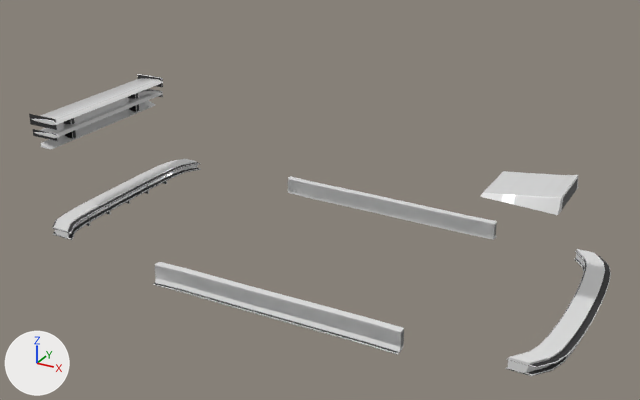
The glTF model veiculos/sketchfab/pecas/jabuti/jabuti_pecas.glb: old version first, new version second.
One viewpoint serves both versions: a camera (50 mm lens) standing at (2.25, -4.27, 2.69) and looking at (-0.07, -0.06, 0.58). Lighting does not change. The marker at lower left points along +X, +Y and +Z. The older version comes first.

Script lines for the objects in view, before the commit:
```python
me_bumper_front__esportivo = bpy.data.meshes.new('bumper_front__esportivo')
me_bumper_front__esportivo.from_pydata(...)  # 536 vertices, 1056 faces; spans x 1.286..1.551, y -0.658..0.658, z 0.2..0.274
# faces by material slot: [916, 140]
me_bumper_front__esportivo.materials.append(mat_pintura)  # white #e7e7e7
me_bumper_front__esportivo.materials.append(mat_chassi)  # black #2c2c2d
me_hood__tomada = bpy.data.meshes.new('hood__tomada')
me_hood__tomada.from_pydata(...)  # 170 vertices, 332 faces; spans x 0.945..1.353, y -0.199..0.199, z 0.85..0.938
# faces by material slot: [320, 12]
me_hood__tomada.materials.append(mat_pintura)  # white #e7e7e7
me_hood__tomada.materials.append(mat_chassi)  # black #2c2c2d
me_spoiler__alto = bpy.data.meshes.new('spoiler__alto')
me_spoiler__alto.from_pydata(...)  # 284 vertices, 546 faces; spans x -1.882..-1.652, y -0.524..0.528, z 0.761..0.961
# faces by material slot: [508, 38]
me_spoiler__alto.materials.append(mat_pintura)  # white #e7e7e7
me_spoiler__alto.materials.append(mat_chassi)  # black #2c2c2d
ob_bumper_front__esportivo = bpy.data.objects.new('bumper_front__esportivo', me_bumper_front__esportivo)
ob_bumper_front__esportivo.location = (0.0, 0.0, 0.0)
ob_hood__tomada = bpy.data.objects.new('hood__tomada', me_hood__tomada)
ob_hood__tomada.location = (0.0, 0.0, 0.0)
ob_spoiler__alto = bpy.data.objects.new('spoiler__alto', me_spoiler__alto)
ob_spoiler__alto.location = (0.0, 0.0, 0.0)
# also in view: 'bumper_front__lip' at (1.43, 0.0, 0.26); 'saia__lisa' at (0.0, 0.0, 0.25); 'spoiler__labio' at (-1.77, 0.0, 0.76); 'saia__esportiva' at (0.0, 0.0, 0.24); 'bumper_rear__difusor' at (-1.61, 0.0, 0.27)
```
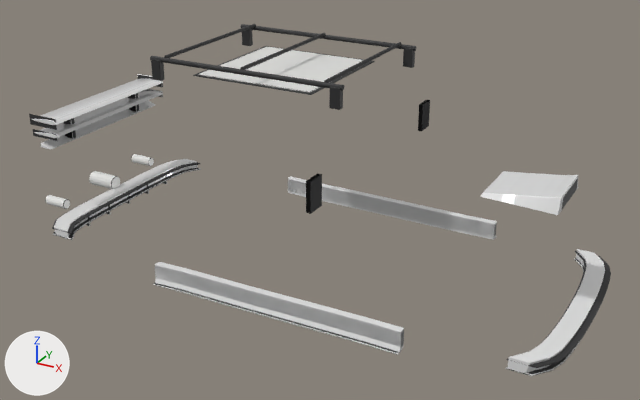
Changed parts and their boxes [x1, y1, x2, y2] in the pictures (640 x 400 px):
```json
{"object": "teto__solar", "change": "added", "after": [193, 46, 375, 95], "faces in mat_vidro (white #e7e7e5)": [198, 47, 363, 92], "faces in mat_chassi (black #2c2c2d)": [193, 46, 375, 95]}
{"object": "teto__bagageiro", "change": "added", "after": [150, 24, 416, 110], "on screen": "black"}
{"object": "retrovisor__preto", "change": "added", "after": [306, 100, 430, 214]}
{"object": "escapamento__duplo", "change": "added", "after": [45, 154, 154, 209], "faces in mat_cromado (white #e7e7e5)": [46, 154, 154, 209]}
{"object": "escapamento__central", "change": "added", "after": [89, 171, 120, 189], "faces in mat_cromado (white #e7e7e5)": [89, 171, 120, 189]}
```

Scene script edits in JSON lines:
```json
{"op": "add", "block": "mat_vidro", "code": ["mat_vidro = principled_material('vidro')", "mat_vidro.base_color = (0.8, 0.8, 0.78)  # white #e7e7e5", "mat_vidro.roughness = 0.35"]}
{"op": "add", "block": "mat_cromado", "code": ["mat_cromado = principled_material('cromado')", "mat_cromado.base_color = (0.8, 0.8, 0.78)  # white #e7e7e5", "mat_cromado.roughness = 0.35"]}
{"op": "add", "block": "me_teto__solar", "code": ["me_teto__solar = bpy.data.meshes.new('teto__solar')", "me_teto__solar.from_pydata(...)  # 108 vertices, 208 faces; spans x -0.705..0.055, y -0.383..0.383, z 1.327..1.336", "# faces by material slot: [196, 12]", "me_teto__solar.materials.append(mat_chassi)  # black #2c2c2d", "me_teto__solar.materials.append(mat_vidro)  # white #e7e7e5"]}
{"op": "add", "block": "me_teto__bagageiro", "code": ["me_teto__bagageiro = bpy.data.meshes.new('teto__bagageiro')", "me_teto__bagageiro.from_pydata(...)  # 524 vertices, 1012 faces; spans x -0.93..0.28, y -0.475..0.475, z 1.3..1.445", "me_teto__bagageiro.materials.append(mat_chassi)  # black #2c2c2d"]}
{"op": "add", "block": "me_retrovisor__preto", "code": ["me_retrovisor__preto = bpy.data.meshes.new('retrovisor__preto')", "me_retrovisor__preto.from_pydata(...)  # 112 vertices, 216 faces; spans x 0.24..0.26, y -0.77..0.77, z 0.85..1.02", "me_retrovisor__preto.materials.append(mat_chassi)  # black #2c2c2d"]}
{"op": "add", "block": "me_escapamento__duplo", "code": ["me_escapamento__duplo = bpy.data.meshes.new('escapamento__duplo')", "me_escapamento__duplo.from_pydata(...)  # 384 vertices, 752 faces; spans x -1.908..-1.746, y -0.465..0.465, z 0.308..0.372", "# faces by material slot: [632, 120]", "me_escapamento__duplo.materials.append(mat_chassi)  # black #2c2c2d", "me_escapamento__duplo.materials.append(mat_cromado)  # white #e7e7e5"]}
{"op": "add", "block": "me_escapamento__central", "code": ["me_escapamento__central = bpy.data.meshes.new('escapamento__central')", "me_escapamento__central.from_pydata(...)  # 192 vertices, 376 faces; spans x -1.908..-1.706, y -0.048..0.048, z 0.292..0.388", "# faces by material slot: [316, 60]", "me_escapamento__central.materials.append(mat_chassi)  # black #2c2c2d", "me_escapamento__central.materials.append(mat_cromado)  # white #e7e7e5"]}
{"op": "add", "block": "ob_teto__solar", "code": ["ob_teto__solar = bpy.data.objects.new('teto__solar', me_teto__solar)", "ob_teto__solar.location = (0.0, 0.0, 0.0)"]}
{"op": "add", "block": "ob_teto__bagageiro", "code": ["ob_teto__bagageiro = bpy.data.objects.new('teto__bagageiro', me_teto__bagageiro)", "ob_teto__bagageiro.location = (0.0, 0.0, 0.0)"]}
{"op": "add", "block": "ob_retrovisor__preto", "code": ["ob_retrovisor__preto = bpy.data.objects.new('retrovisor__preto', me_retrovisor__preto)", "ob_retrovisor__preto.location = (0.0, 0.0, 0.0)"]}
{"op": "add", "block": "ob_escapamento__duplo", "code": ["ob_escapamento__duplo = bpy.data.objects.new('escapamento__duplo', me_escapamento__duplo)", "ob_escapamento__duplo.location = (0.0, 0.0, 0.0)"]}
{"op": "add", "block": "ob_escapamento__central", "code": ["ob_escapamento__central = bpy.data.objects.new('escapamento__central', me_escapamento__central)", "ob_escapamento__central.location = (0.0, 0.0, 0.0)"]}
```
